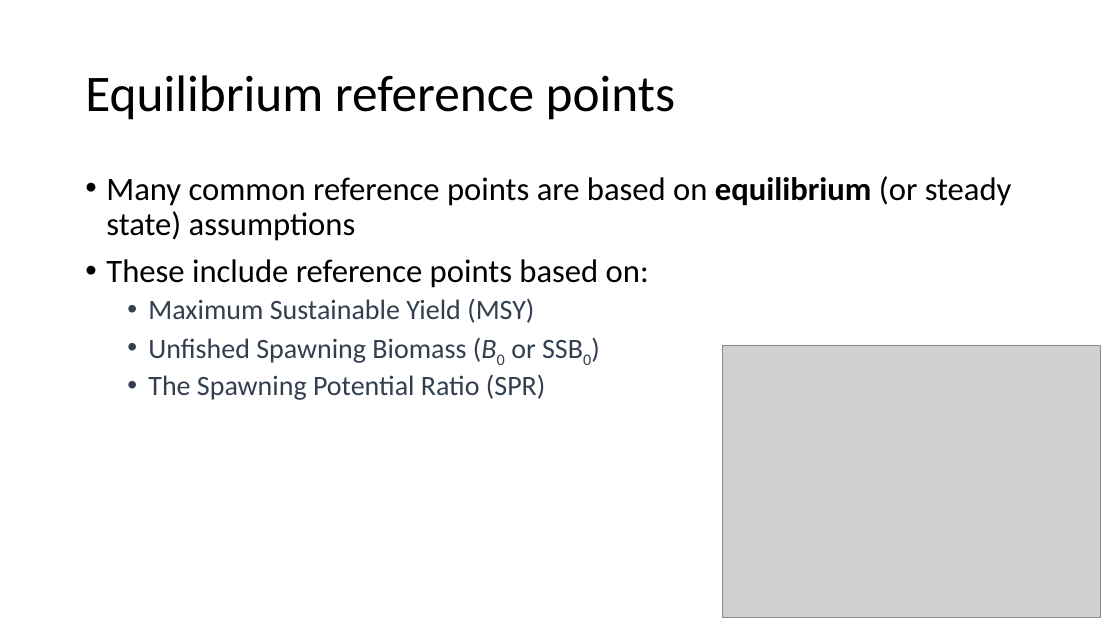
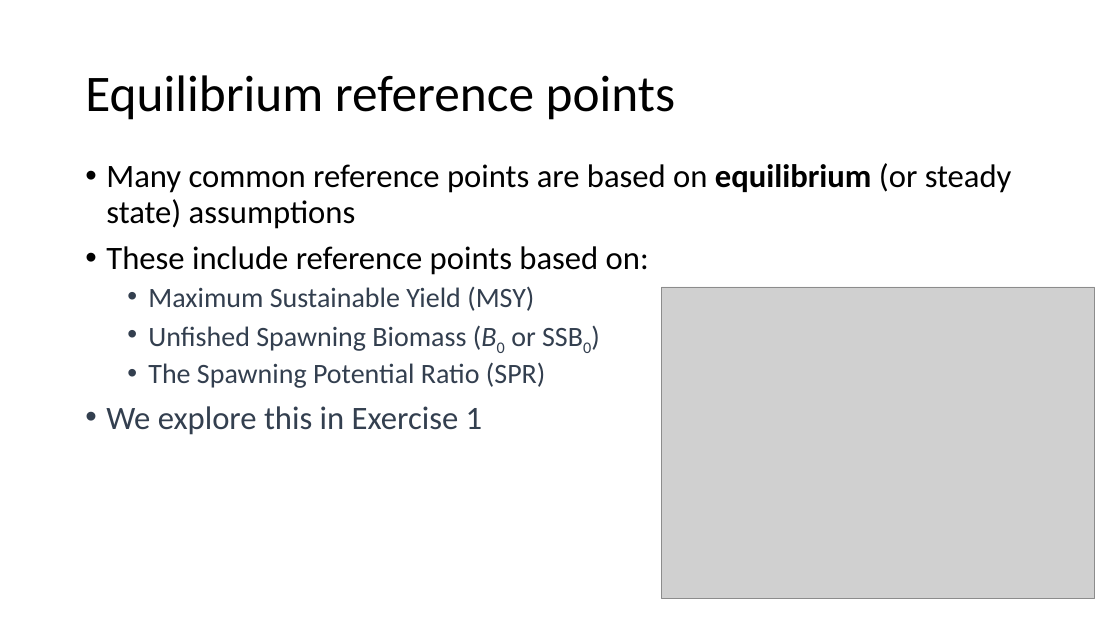
Before and after one commit to TESA-workshops/Ref-Pt-101, a slide deck: slide 22 of RefPt101_221110tb.pptx. Drawn at 1120x630 pixels with LibreOffice and Linux fonts; fonts in the diff are those of the drawing; grey boxes stand for pictures. Boxes give left, top, right and bottom in pixels: in the first picture for what was removed or moved away, otherwise in the second. Text is boxed around its words. In the diff, an @@ line names an element or a change of style, - is before the commit and + after.

```diff
--- a/RefPt101_221110tb.pptx
+++ b/RefPt101_221110tb.pptx
@@ text "Many common reference points are ...": place and size @@
-text "Many common reference points are ..." at [106,176,1012,400]
+text "Many common reference points are ..." at [106,163,1012,435]
@@ picture: place and size @@
-picture at [723,345,1101,618]
+picture at [662,287,1095,599]
@@ text at [106,406,483,435]: paragraph added @@
+• We explore this in Exercise 1
```
Also in this commit, not shown: 7 other slides changed, 1 slide added, 1 slide removed, 1 other file.
